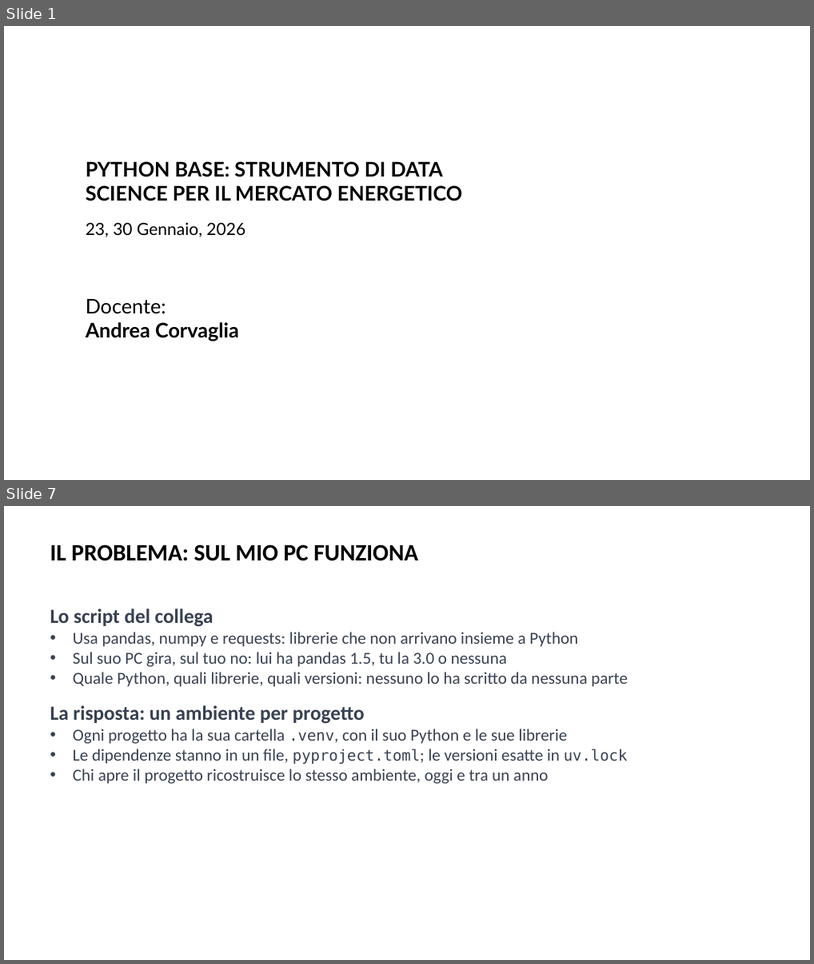
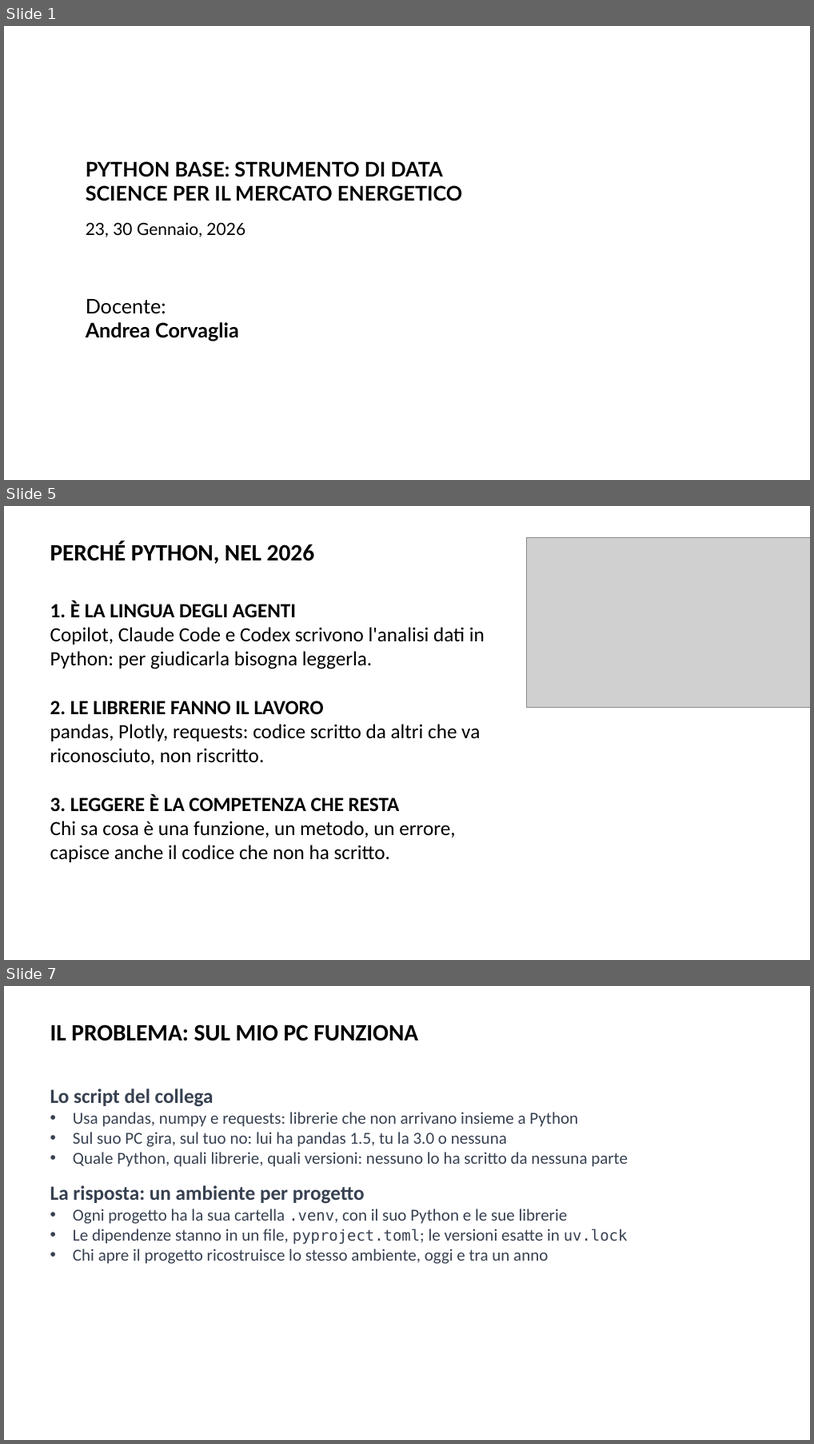
Before and after one commit to AndreaCorvaglia0/python-base-utilities, a slide deck: Slides/Presentazione_python_base.pptx. Shown one above the other, each under a label of ours: slides 1 and 7 before the commit, slides 1, 5 and 7 after it; the slides between them are not shown. The pictures are 814x964 and 814x1444 pixels, drawn with LibreOffice and Linux fonts; fonts in the diff are those of the drawing; grey boxes stand for pictures; background and template pictures are left out. Boxes give left, top, right and bottom in pixels: in the first picture for what was removed or moved away, otherwise in the second. Text is boxed around its words. In the diff, an @@ line names an element or a change of style, - is before the commit and + after.

```diff
--- a/Slides/Presentazione_python_base.pptx
+++ b/Slides/Presentazione_python_base.pptx
@@ slide 5 added at (4,506,810,960), background picture (left out) @@
@@ text added at (50,540,315,564), 28 pt, text #000000, bold @@
+PERCHÉ PYTHON, NEL 2026
@@ picture added at (527,538,810,708) @@
@@ text added at (50,600,485,862), 24 pt, text #000000 @@
+1. È LA LINGUA DEGLI AGENTI
+Copilot, Claude Code e Codex scrivono l'analisi dati in Python: per giudicarla bisogna leggerla.
+2. LE LIBRERIE FANNO IL LAVORO
+pandas, Plotly, requests: codice scritto da altri che va riconosciuto, non riscritto.
+3. LEGGERE È LA COMPETENZA CHE RESTA
+Chi sa cosa è una funzione, un metodo, un errore, capisce anche il codice che non ha scritto.
```
Also in this commit, not shown: 5 slides changed, 1 other slide added, 7 slides removed, 1 other file.
